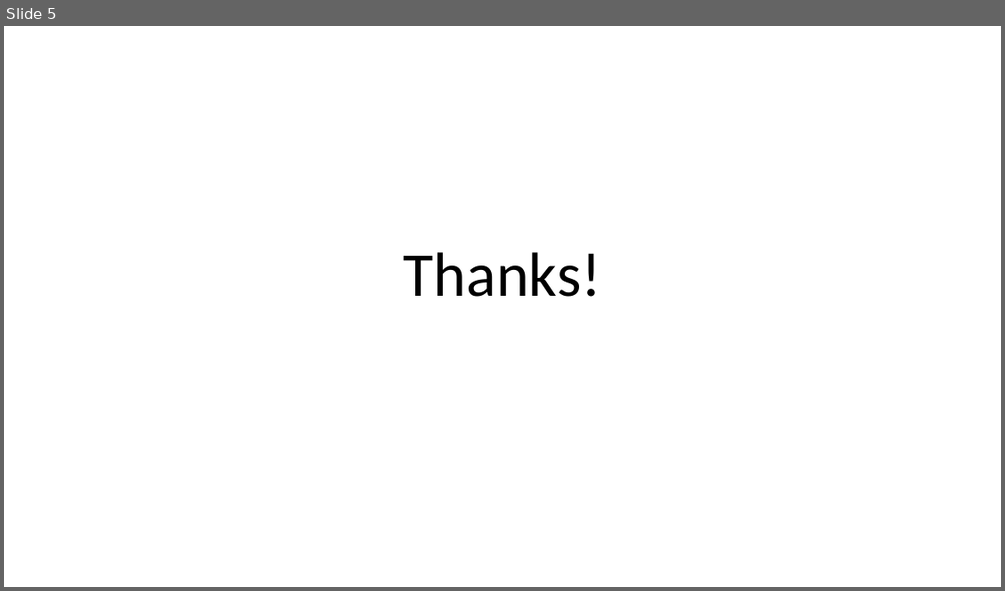
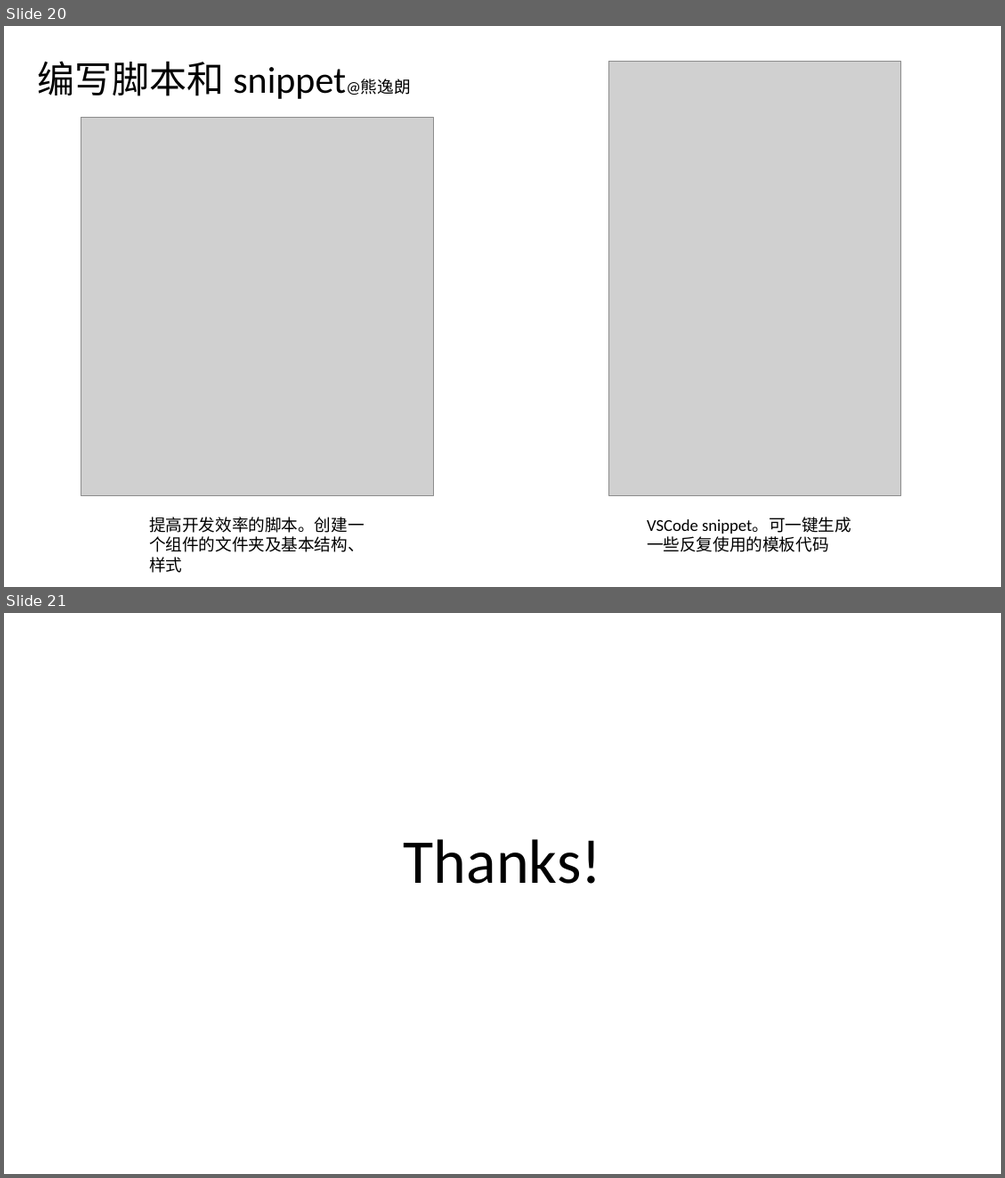
Before and after one commit to xiong35/netease-web, a slide deck: docs/项目介绍.pptx. Shown one above the other, each under a label of ours: slide 5 before the commit, slides 20 and 21 after it. The pictures are 1005x591 and 1005x1178 pixels, drawn with LibreOffice and Linux fonts; fonts in the diff are those of the drawing; grey boxes stand for pictures. Boxes give left, top, right and bottom in pixels: in the first picture for what was removed or moved away, otherwise in the second. Text is boxed around its words. In the diff, an @@ line names an element or a change of style, - is before the commit and + after.

```diff
--- a/docs/项目介绍.pptx
+++ b/docs/项目介绍.pptx
@@ slide 20 added at (4, 26, 1001, 587), background #FFFFFF @@
@@ title added at (38, 61, 410, 99), 36 pt, text #000000 @@
+编写脚本和 snippet@熊逸朗
@@ picture added at (609, 61, 901, 496) @@
@@ picture added at (81, 118, 433, 496) @@
@@ text added at (149, 516, 364, 572), 16 pt, text #000000 @@
+提高开发效率的脚本。创建一个组件的文件夹及基本结构、样式
@@ text added at (647, 517, 851, 552), 16 pt, text #000000 @@
+VSCode snippet。可一键生成一些反复使用的模板代码
@@ what was slide 5 is now slide 21 @@
```
Also in this commit, not shown: 3 slides changed, 16 other slides added, 1 slide removed, 3 other files.
